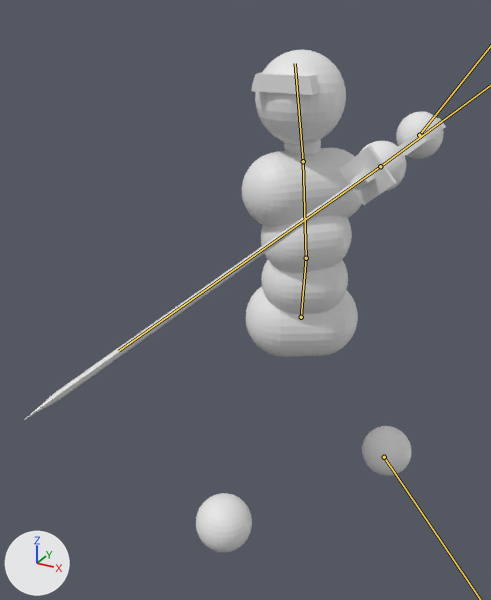
An edit to the glTF model assets/models/simple_combat_char.glb, drawn before and after from the same camera.
The view is the same before and after, from a camera (50 mm lens) standing at (0.82, -1.89, 1.77) and looking at (-0.04, -0.31, 0.98). Arrows for +X, +Y and +Z are at lower left; the lights stay in place. The older version comes first. Both versions are drawn at frame 4 of the action 'Ready_parry'; the numbers are the values there. The bones that change are drawn over the model as lines.

The first picture shows 'Body', 'Sword'.
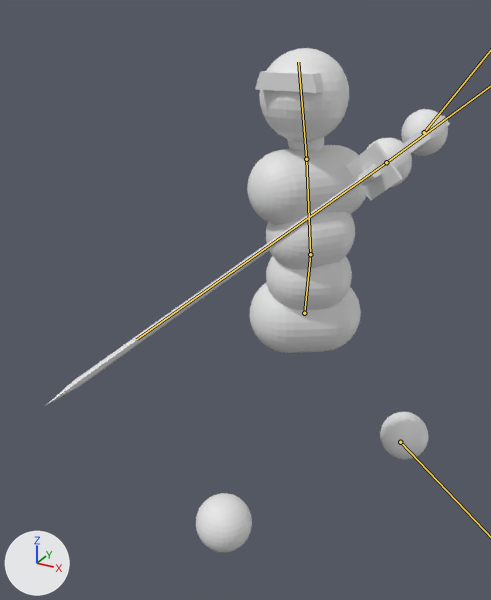
The change in detail:
Bone 'Lower back' (bone_lower_back) moves from (0.0, -0.102, -0.038) to (0.0, -0.102, -0.01).
Bone 'Lower back' (bone_lower_back) turns from (-9, 31, 3) to (-9, 33, 4) degrees about its own x, y and z.
Bone 'Upper back' (bone_upper_back) turns from (11, 18, 1) to (11, 21, 1) degrees about its own x, y and z.
Bone 'Head' (bone_head) turns from (7, -45, -17) to (9, -50, -20) degrees about its own x, y and z.
Bone 'Hand.L' (bone_hand_l) moves from (0.062, -0.377, -0.07) to (0.062, -0.377, -0.023).
Bone 'Foot.L' (bone_foot_l) moves from (-0.119, -0.299, 0.226) to (-0.16, -0.403, 0.305).
Bone 'Foot.L' (bone_foot_l) turns from (33, -13, -6) to (45, -16, -9) degrees about its own x, y and z.
Bone 'Hand.R' (bone_hand_r) moves from (0.022, -1.049, 0.306) to (0.022, -1.049, 0.26).
Bone 'Sword attachment' (bone_sword_attachment) moves from (1.049, 0.306, -0.023) to (1.049, 0.26, -0.023).

What differs and where, as boxes [x1, y1, x2, y2] in the pictures (491 x 600 px):
'Body', posed
    before: [196, 50, 444, 552]
    after: [196, 48, 448, 552]
'Sword', posed
    before: [24, 118, 446, 420]
    after: [45, 116, 450, 406]
bone 'Lower back', root to tip
    before: (301, 317) to (306, 258)
    after: (304, 313) to (310, 254)
bone 'Upper back', root to tip
    before: (306, 258) to (303, 161)
    after: (310, 254) to (306, 159)
bone 'Head', root to tip
    before: (303, 161) to (295, 63)
    after: (306, 159) to (298, 62)
bone 'Sword attachment', root to tip
    before: (380, 166) to (118, 351)
    after: (386, 162) to (136, 339)
